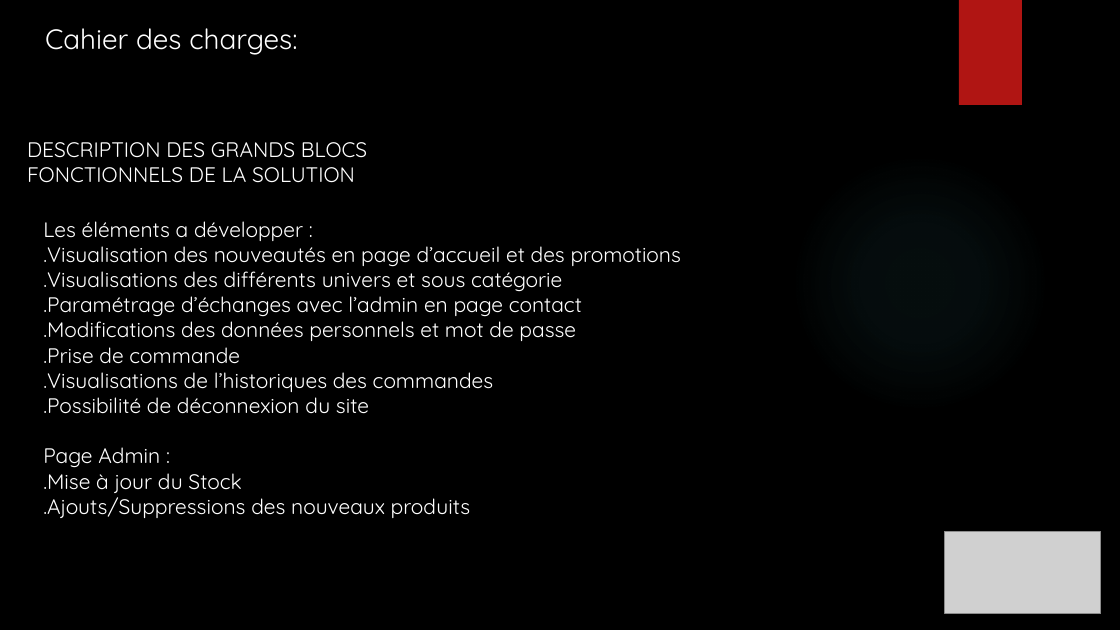
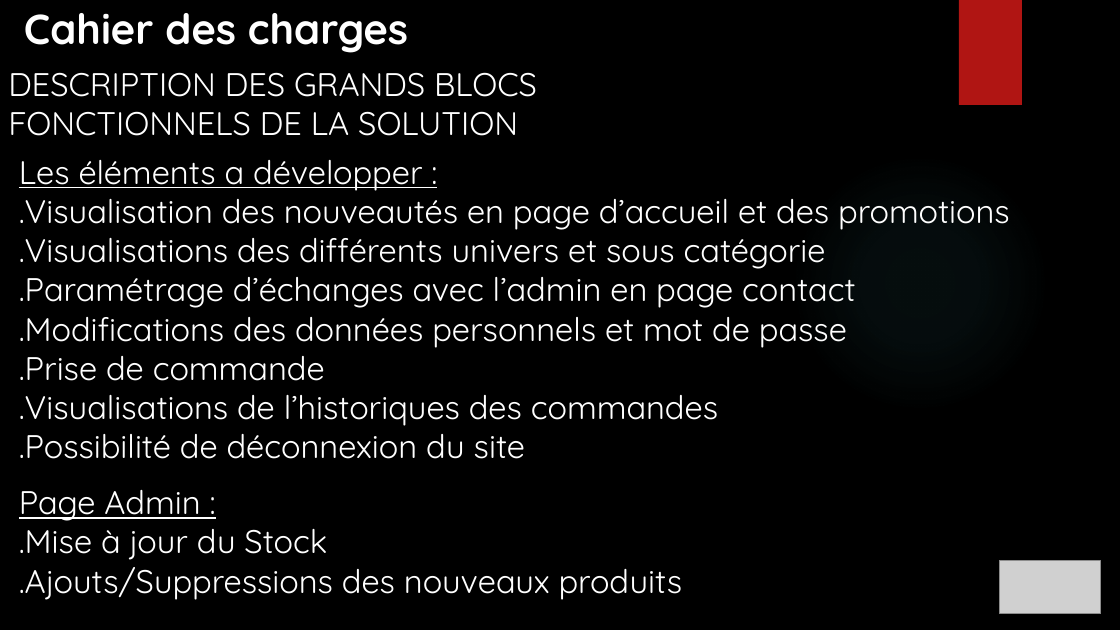
Before and after one commit to ChampemeDylan/UPOP, a slide deck: slide 5 of Présentation UPOP.pptx (slide 6 before the commit). Drawn at 1120x630 pixels with LibreOffice and Linux fonts; fonts in the diff are those of the drawing; grey boxes stand for pictures; background and template pictures are left out. Boxes give left, top, right and bottom in pixels: in the first picture for what was removed or moved away, otherwise in the second. Text is boxed around its words. In the diff, an @@ line names an element or a change of style, - is before the commit and + after.

```diff
--- a/Présentation UPOP.pptx
+++ b/Présentation UPOP.pptx
@@ text at (24, 13, 408, 53): text changed; size 24 to 36 pt; bold on @@
-Cahier des charges:
+Cahier des charges
@@ text "DESCRIPTION DES GRANDS BLOCS": place and size @@
-text "DESCRIPTION DES GRANDS BLOCS" at (27, 142, 367, 183)
+text "DESCRIPTION DES GRANDS BLOCS" at (8, 72, 537, 136)
@@ text "DESCRIPTION DES GRANDS BLOCS" at (8, 72, 537, 136): size 18 to 28 pt @@
@@ text "Les éléments a développer :": place and size @@
-text "Les éléments a développer :" at (43, 221, 681, 518)
+text "Les éléments a développer :" at (19, 160, 1010, 600)
@@ text "Les éléments a développer :" at (19, 160, 1010, 600): size 18 to 28 pt; underline on in "Les éléments a développer :", "Page Admin :" @@
@@ picture: place and size @@
-picture at (945, 532, 1102, 614)
+picture at (1000, 560, 1101, 613)
```
Also in this commit, not shown: 13 other slides changed, 14 slides added, 5 slides removed, 1 other file.
